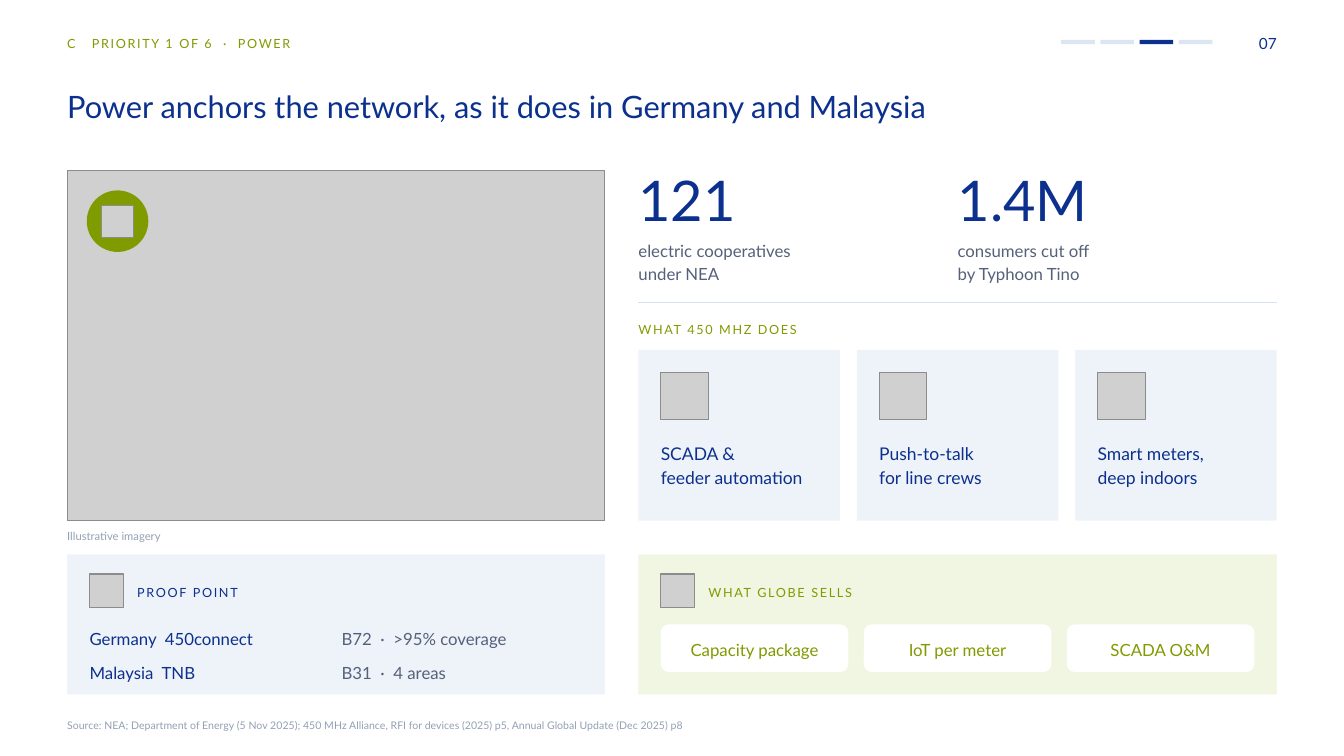
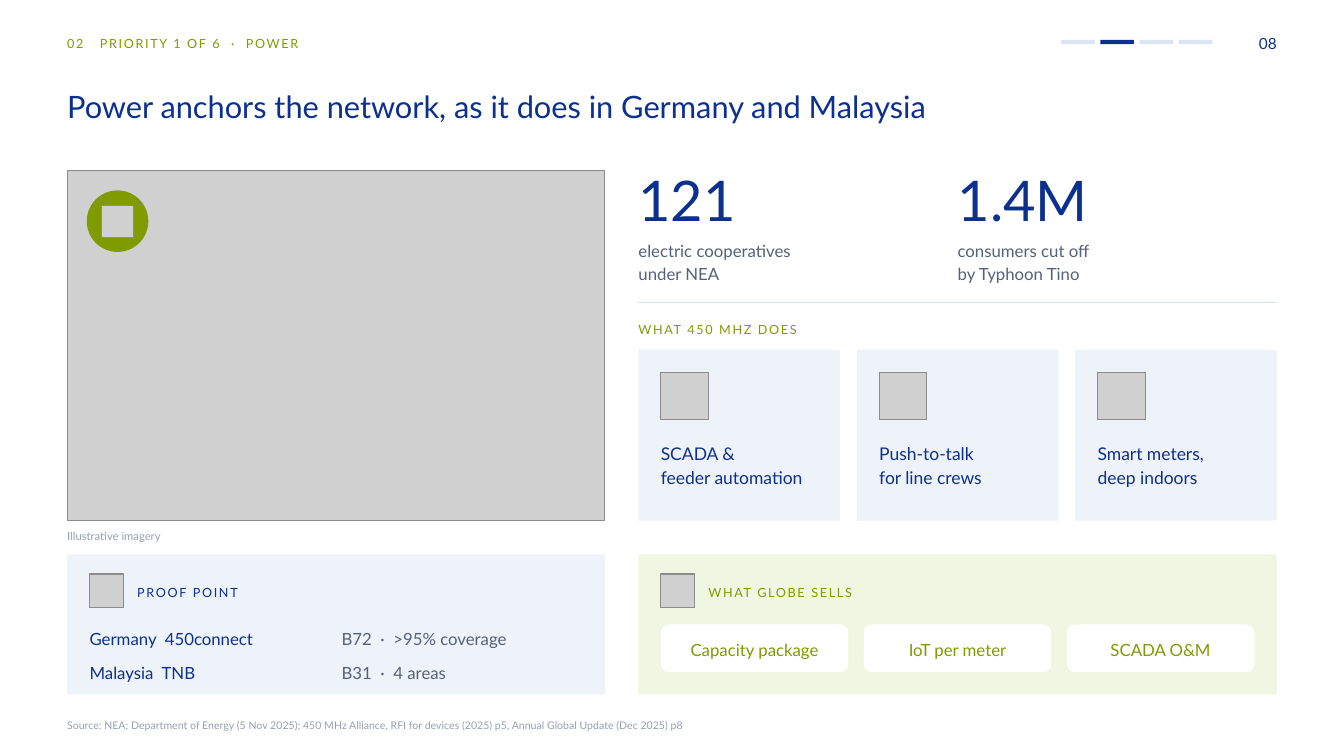
Before and after one commit to mearneste4-max/Philippines-450M, a slide deck: slide 8 of 01_交付物/菲律宾450M方案_v8_对外版.pptx (slide 7 before the commit). Drawn at 1344x756 pixels with LibreOffice and Linux fonts; fonts in the diff are those of the drawing; grey boxes stand for pictures. Boxes give left, top, right and bottom in pixels: in the first picture for what was removed or moved away, otherwise in the second. Text is boxed around its words. In the diff, an @@ line names an element or a change of style, - is before the commit and + after.

```diff
--- a/01_交付物/菲律宾450M方案_v8_对外版.pptx
+++ b/01_交付物/菲律宾450M方案_v8_对外版.pptx
@@ text at bbox=[67, 39, 298, 48]: text changed @@
-C PRIORITY 1 OF 6 · POWER
+02 PRIORITY 1 OF 6 · POWER
@@ rectangle at bbox=[1101, 40, 1134, 44]: fill #DCE5F3 to #0B308E @@
@@ rectangle at bbox=[1140, 40, 1174, 44]: fill #0B308E to #DCE5F3 @@
@@ text at bbox=[1259, 38, 1277, 49]: text changed @@
-07
+08
```
Also in this commit, not shown: 13 other slides changed, 5 slides added, 3 slides removed, 24 other files.
